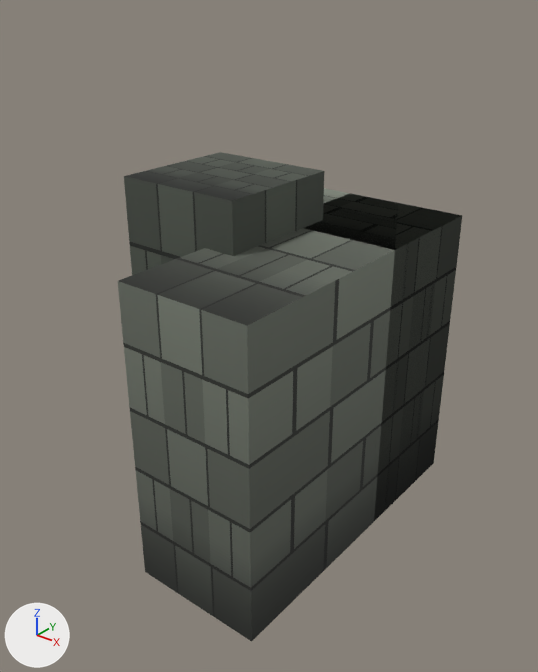
Before and after pictures for a commit that changed the glTF model products/village_kit_grimforge_v1/models_glb/wall_corner.glb.
The view is the same before and after, from a camera (50 mm lens) standing at (1.405, -1.559, 1.551) and looking at (0.135, 0.028, 0.567). Lighting does not change. The marker at lower left points along +X, +Y and +Z. The first picture is the older version. Where no turn or scale is listed for an object, it has been applied to the vertices. Vertices at exactly the same position are counted once.

In view in the first picture: 'wall_corner'.
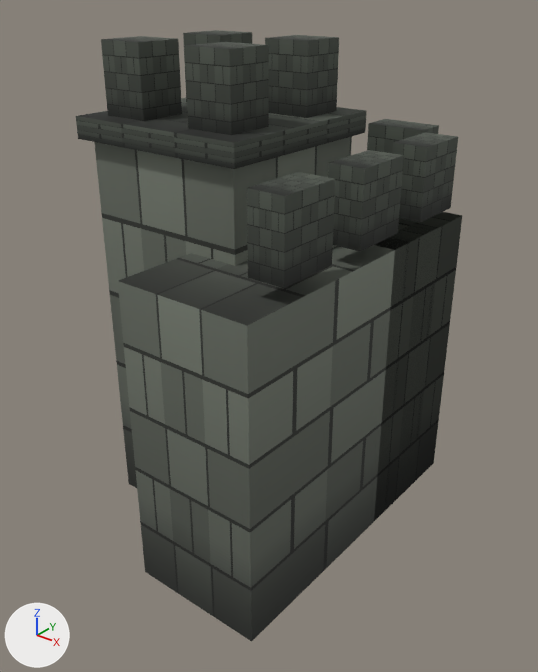
Changed parts and their boxes [x1, y1, x2, y2] in the pictures (538 x 672 px):
'wall_corner', reshaped (12% wider, 25% taller)
    before: [118, 152, 462, 642]
    after: [76, 30, 462, 642]
part 1 of me_cube_131, added
    after: [76, 98, 366, 169]
part 2 of me_cube_131, added
    after: [101, 36, 182, 121]
part 3 of me_cube_131, added
    after: [185, 42, 269, 135]
part 4 of me_cube_131, added
    after: [183, 30, 252, 102]
part 5 of me_cube_131, added
    after: [265, 35, 339, 118]
part 6 of me_cube_131, added
    after: [247, 172, 335, 288]
part 7 of me_cube_131, added
    after: [328, 150, 404, 251]
part 8 of me_cube_131, added
    after: [392, 132, 458, 222]
part 9 of me_cube_131, added
    after: [367, 119, 439, 153]
part 10 of me_cube_131, surface changed
    before: [124, 152, 324, 275]
    after: [94, 137, 350, 488]

Patch to the scene script:
```diff
--- a/products/village_kit_grimforge_v1/models_glb/wall_corner.glb.py
+++ b/products/village_kit_grimforge_v1/models_glb/wall_corner.glb.py
@@ me_cube_131 @@
 # used by ob_wall_corner; location = (0.3, 0.0, 0.45)
-me_cube_131.from_pydata(...)  # 24 vertices, 36 faces; spans x -0.8..0.2, y -0.5..0.5, z -0.455..0.595
+me_cube_131.from_pydata(...)  # 104 vertices, 156 faces; spans x -0.8..0.21, y -0.5..0.51, z -0.45..0.95
+# me_cube_131 part 1: a new loose piece, a box spanning x -0.58..-0.02, y -0.28..0.28, z 0.7..0.76, in mat_kit_atlas_mat
+# me_cube_131 part 2: a new loose piece, a box spanning x -0.52..-0.38, y -0.22..-0.08, z 0.75..0.95, in mat_kit_atlas_mat
+# me_cube_131 part 3: a new loose piece, a box spanning x -0.22..-0.08, y -0.22..-0.08, z 0.75..0.95, in mat_kit_atlas_mat
+# me_cube_131 part 4: a new loose piece, a box spanning x -0.52..-0.38, y 0.08..0.22, z 0.75..0.95, in mat_kit_atlas_mat
+# me_cube_131 part 5: a new loose piece, a box spanning x -0.22..-0.08, y 0.08..0.22, z 0.75..0.95, in mat_kit_atlas_mat
+# me_cube_131 part 6: a new loose piece, a box spanning x 0.11..0.21, y -0.39..-0.21, z 0.5..0.7, in mat_kit_atlas_mat
+# me_cube_131 part 7: a new loose piece, a box spanning x 0.11..0.21, y -0.09..0.09, z 0.5..0.7, in mat_kit_atlas_mat
+# me_cube_131 part 8: a new loose piece, a box spanning x 0.11..0.21, y 0.21..0.39, z 0.5..0.7, in mat_kit_atlas_mat
+# me_cube_131 part 9: a new loose piece, a box spanning x -0.09..0.09, y 0.41..0.51, z 0.5..0.7, in mat_kit_atlas_mat
+# me_cube_131 part 10: 12 kept faces spanning x -0.55..-0.05, y -0.25..0.25, z -0.45..0.7 get new texture (UV) coordinates
+# other edits to the shape of me_cube_131 do not show in these pictures
 me_cube_131.materials.append(mat_kit_atlas_mat)
```
